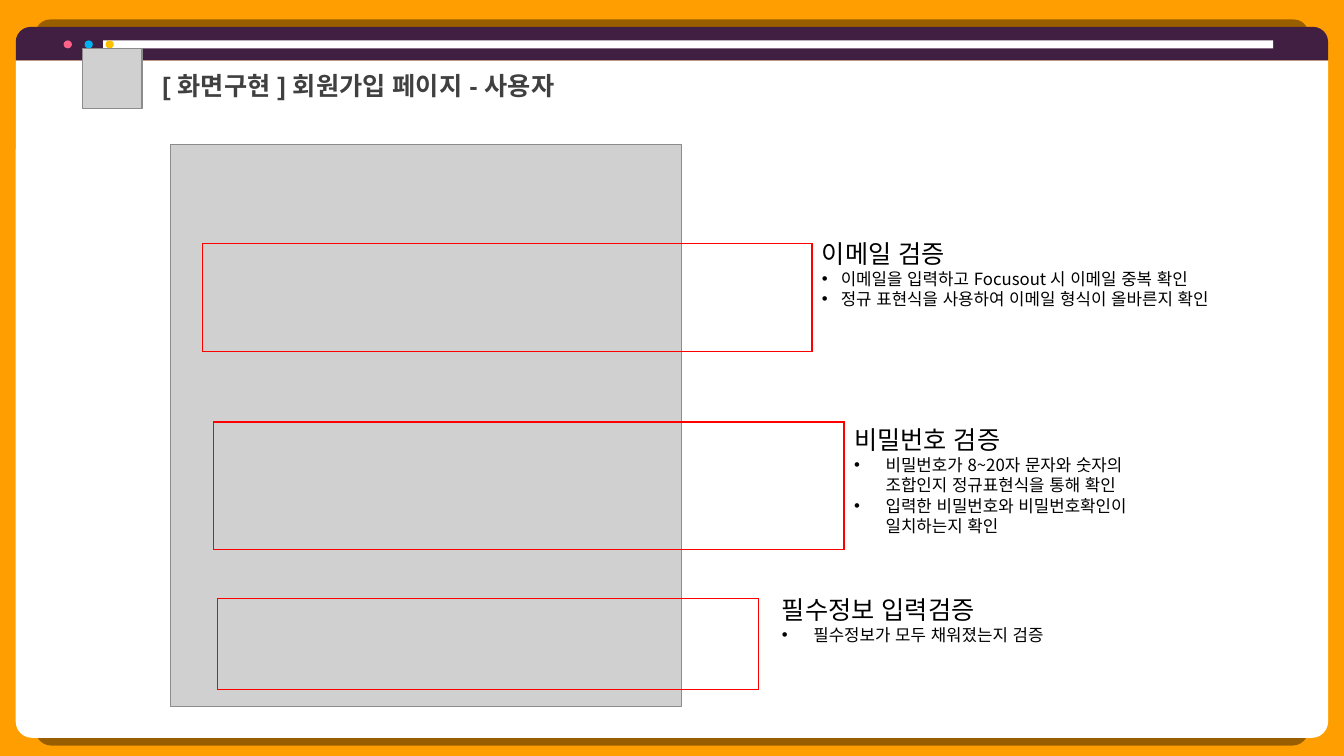
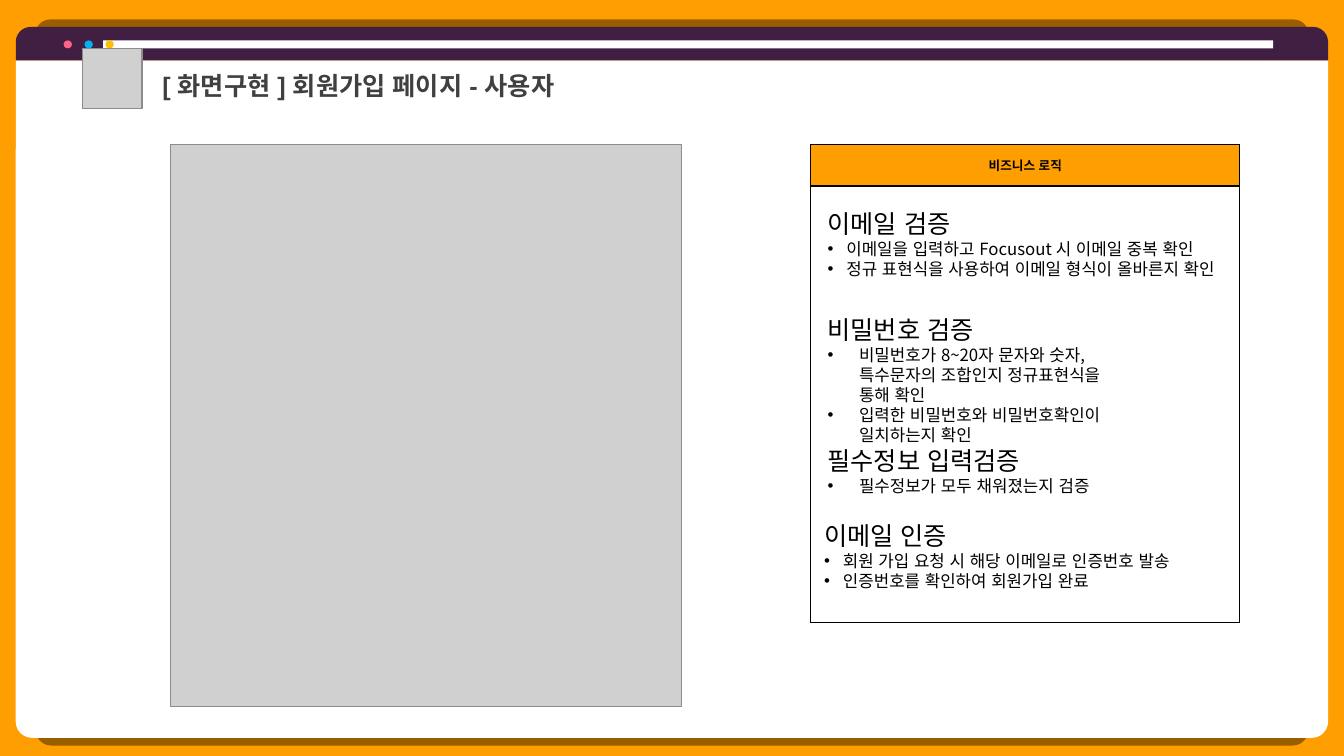
Before and after one commit to hhsw07/ezen-academy-projects, a slide deck: slide 12 of 0 발표용 파워포인트/project06 - 파워포인트 종합 - 형준.pptx (slide 10 before the commit). Drawn at 1344x756 pixels with LibreOffice and Linux fonts; fonts in the diff are those of the drawing; grey boxes stand for pictures. Boxes give left, top, right and bottom in pixels: in the first picture for what was removed or moved away, otherwise in the second. Text is boxed around its words. In the diff, an @@ line names an element or a change of style, - is before the commit and + after.

```diff
--- a/0 발표용 파워포인트/project06 - 파워포인트 종합 - 형준.pptx
+++ b/0 발표용 파워포인트/project06 - 파워포인트 종합 - 형준.pptx
@@ table added at <box>811,144,1240,622</box>, 2 rows, 1 columns @@
+비즈니스 로직
+
@@ text "이메일 검증": place and size @@
-text "이메일 검증" at <box>822,242,1209,307</box>
+text "이메일 검증" at <box>828,212,1215,277</box>
@@ rectangle removed at <box>203,244,813,352</box> @@
@@ text "비밀번호 검증": place and size @@
-text "비밀번호 검증" at <box>854,428,1126,534</box>
+text "비밀번호 검증" at <box>828,318,1100,443</box>
@@ text at <box>859,347,1100,403</box>: text changed @@
-• 비밀번호가 8~20자 문자와 숫자의 조합인지 정규표현식을 통해 확인
+• 비밀번호가 8~20자 문자와 숫자, 특수문자의 조합인지 정규표현식을 통해 확인
@@ rectangle removed at <box>214,422,844,551</box> @@
@@ text "필수정보 입력검증": place and size @@
-text "필수정보 입력검증" at <box>782,598,1044,643</box>
+text "필수정보 입력검증" at <box>828,449,1090,494</box>
@@ text added at <box>824,524,1170,589</box>, 12 pt, text #000000 @@
+이메일 인증
+• 회원 가입 요청 시 해당 이메일로 인증번호 발송
+• 인증번호를 확인하여 회원가입 완료
@@ rectangle removed at <box>218,599,759,690</box> @@
```
Also in this commit, not shown: 15 other slides changed, 8 slides added, 22 slides removed, 12 other files.
